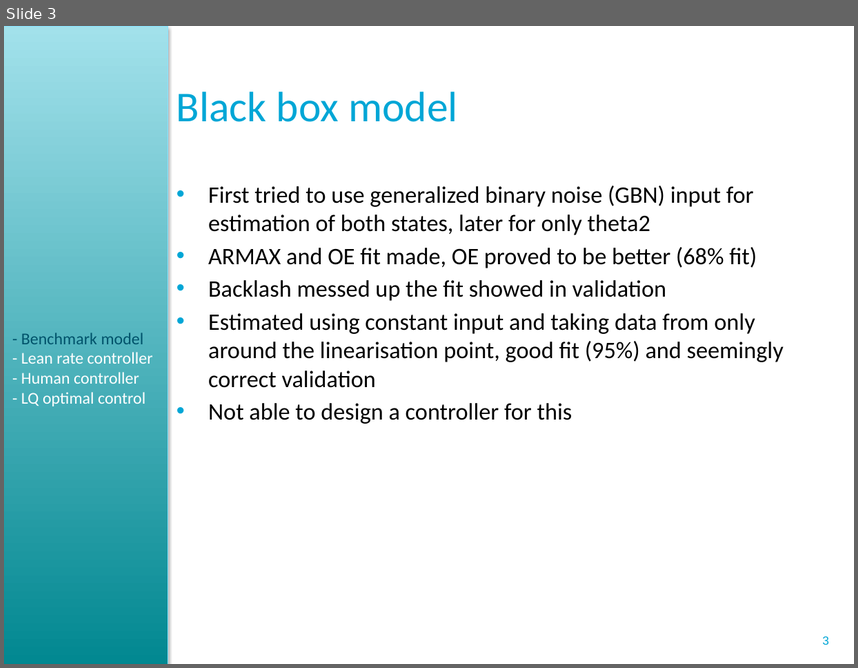
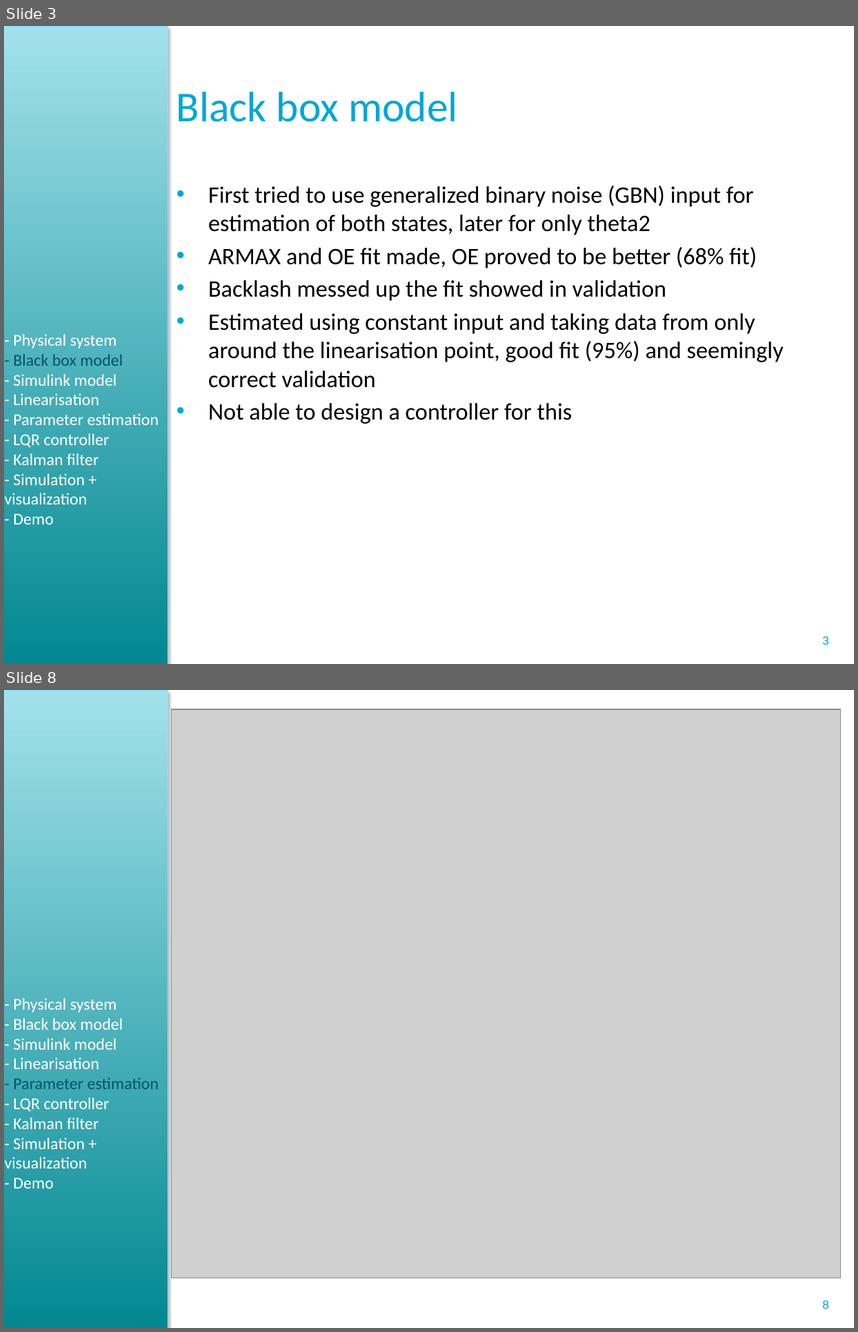
Before and after one commit to ortix/control-system-lab, a slide deck: dick/Presentation/Powerpoint presentatie 22 maart CSL.pptx. Shown one above the other, each under a label of ours: slide 3 before the commit, slides 3 and 8 after it; the slides between them are not shown. The pictures are 858x668 and 858x1332 pixels, drawn with LibreOffice and Linux fonts; fonts in the diff are those of the drawing; grey boxes stand for pictures; background and template pictures are left out. Boxes give left, top, right and bottom in pixels: in the first picture for what was removed or moved away, otherwise in the second. Text is boxed around its words. In the diff, an @@ line names an element or a change of style, - is before the commit and + after.

```diff
--- a/dick/Presentation/Powerpoint presentatie 22 maart CSL.pptx
+++ b/dick/Presentation/Powerpoint presentatie 22 maart CSL.pptx
@@ slide 8 added at (4,690,854,1328), background #FFFFFF; not listed: 2 template elements that a slide beside it also shows @@
@@ picture added at (172,709,840,1279) @@
@@ text added at (5,998,159,1188), 14 pt, text #FFFFFF @@
+- Physical system
+- Black box model
+- Simulink model
+- Linearisation
+- Parameter estimation
+- LQR controller
+- Kalman filter
+- Simulation + visualization
+- Demo
@@ slide 3 changed as well @@
@@ text added at (5,334,159,524), 14 pt, text #FFFFFF @@
+- Physical system
+- Black box model
+- Simulink model
+- Linearisation
+- Parameter estimation
+- LQR controller
+- Kalman filter
+- Simulation + visualization
+- Demo
@@ text removed at (21,332,153,406) @@
-- Benchmark model
-- Lean rate controller
-- Human controller
-- LQ optimal control
```
Also in this commit, not shown: 3 other slides changed, 4 other slides added, 21 slides removed, 3 other files.
